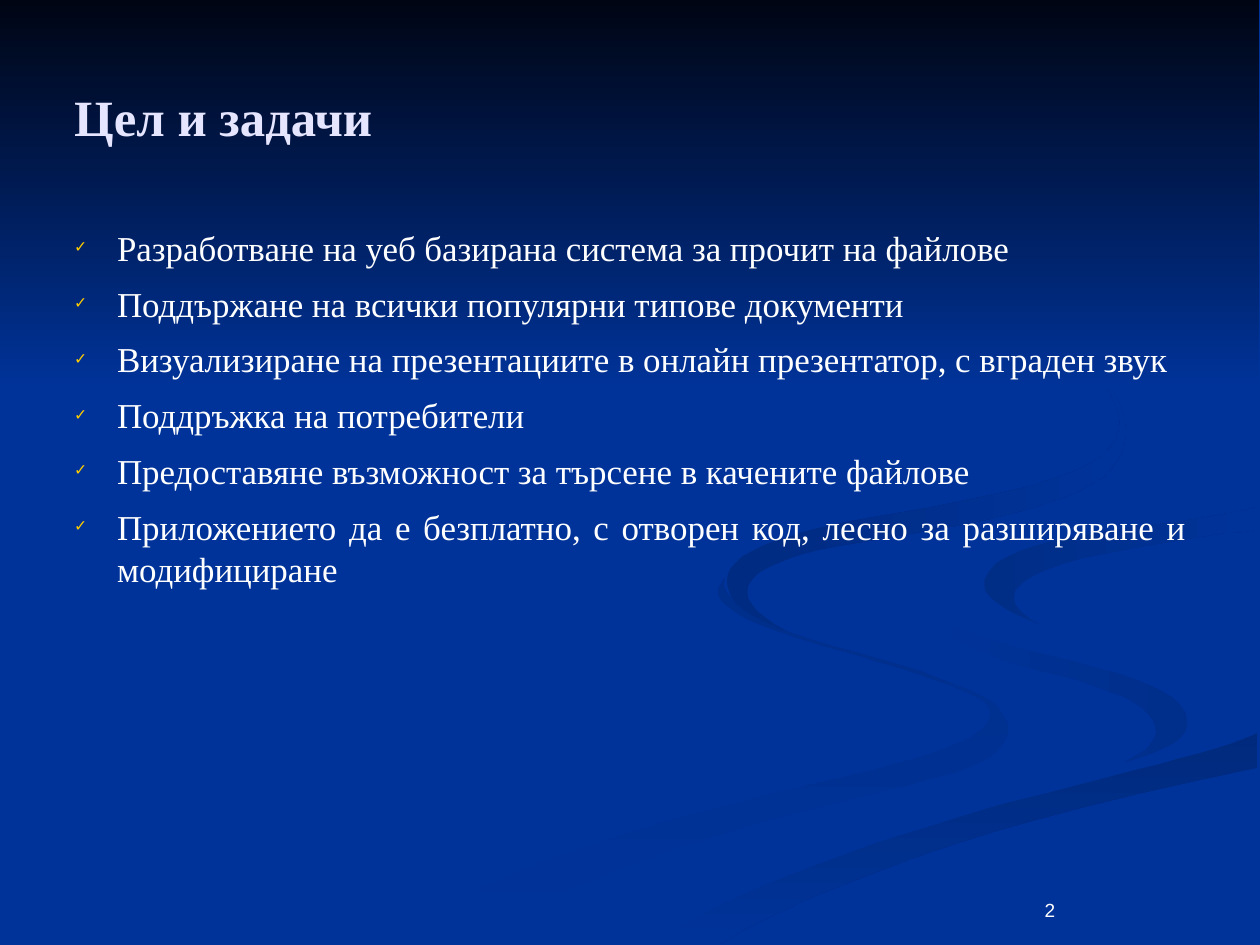
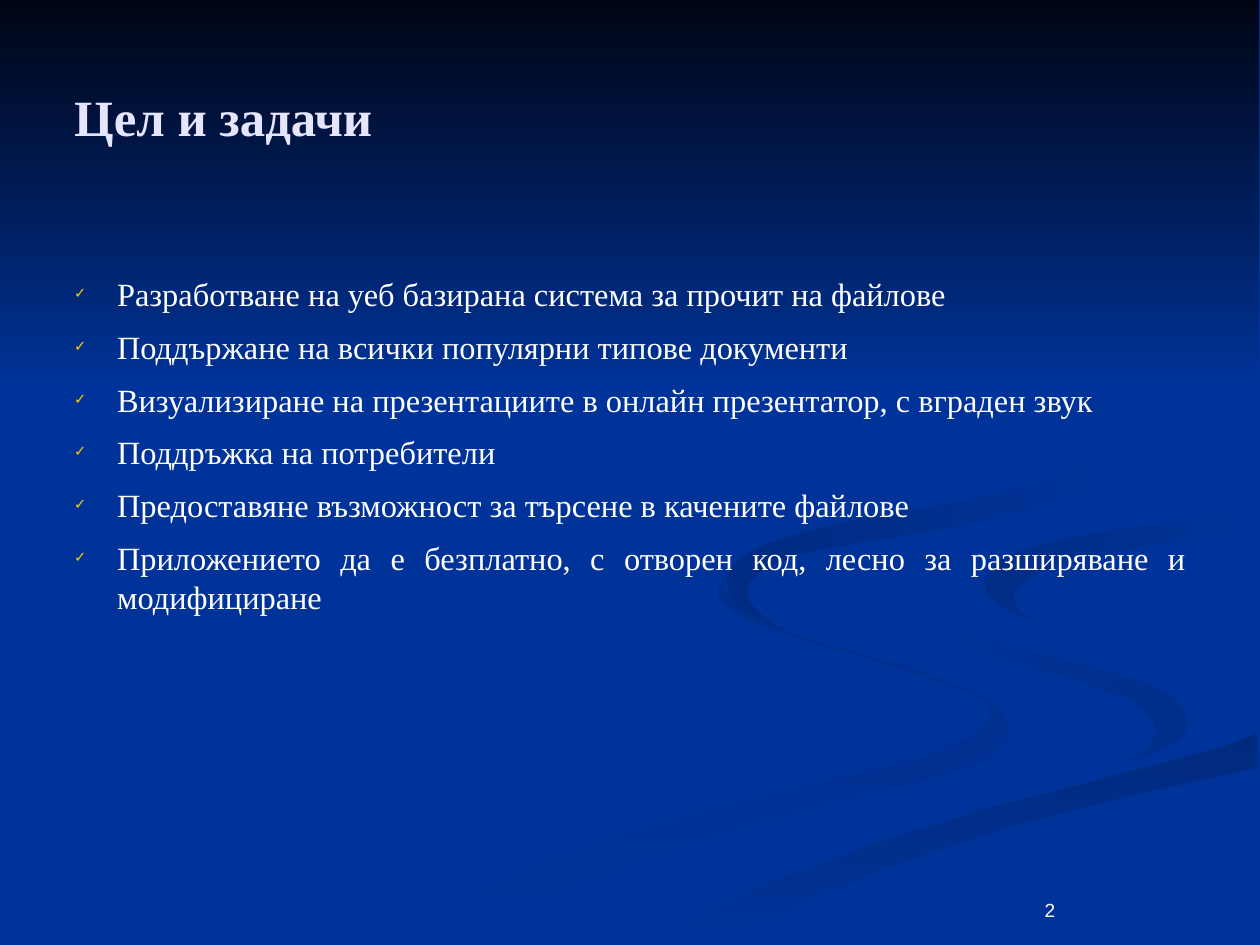
Before and after one commit to aasenov/ultimate-speaker, a slide deck: slide 2 of docs/Diplomna.odp. Drawn at 1260x945 pixels with LibreOffice and Linux fonts; fonts in the diff are those of the drawing. Boxes give left, top, right and bottom in pixels: in the first picture for what was removed or moved away, otherwise in the second. Text is boxed around its words. In the diff, an @@ line names an element or a change of style, - is before the commit and + after.

```diff
--- a/docs/Diplomna.odp
+++ b/docs/Diplomna.odp
@@ text "Разработване на уеб базирана система ...": place and size @@
-text "Разработване на уеб базирана система ..." at (117,236,1186,589)
+text "Разработване на уеб базирана система ..." at (117,283,1185,615)
@@ text "Разработване на уеб базирана система ..." at (117,283,1185,615): size 22 to 20.4 pt @@
```
Also in this commit, not shown: 6 other slides changed.
